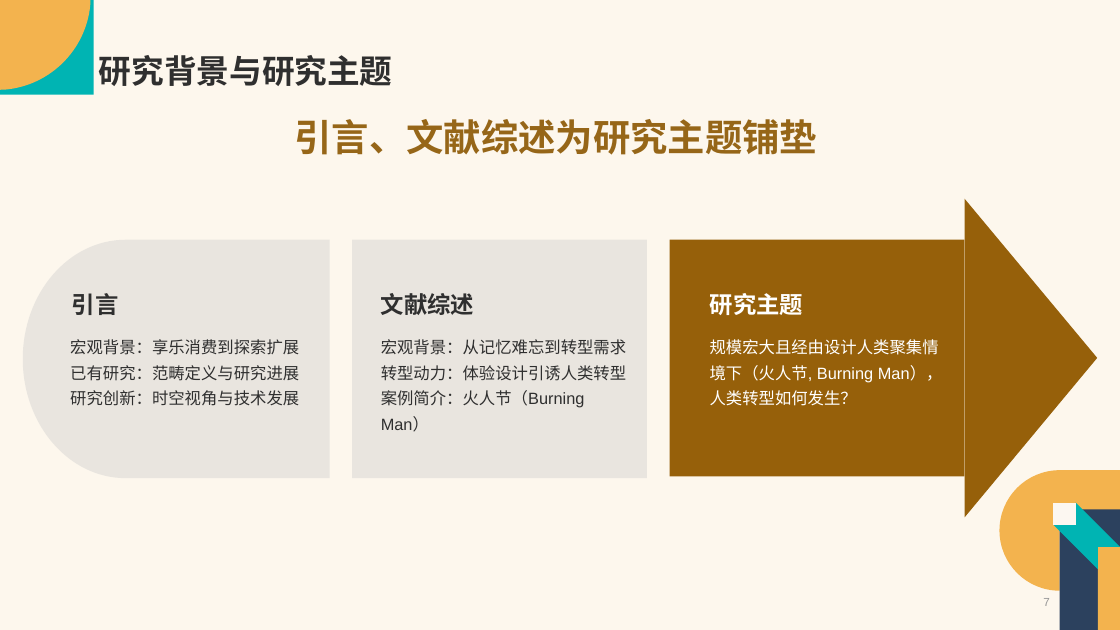
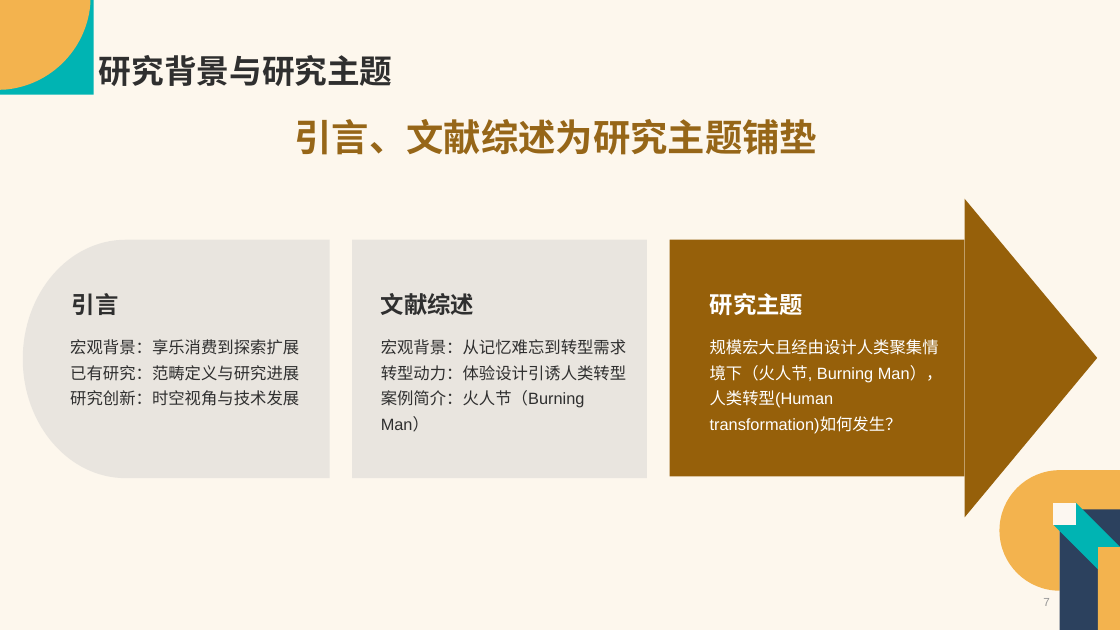
Before and after one commit to Vaelubo/Research, a slide deck: slide 7 of SSCI文章汇报-卢波.pptx. Drawn at 1120x630 pixels with LibreOffice and Linux fonts; fonts in the diff are those of the drawing. Boxes give left, top, right and bottom in pixels: in the first picture for what was removed or moved away, otherwise in the second. Text is boxed around its words. In the diff, an @@ line names an element or a change of style, - is before the commit and + after.

```diff
--- a/SSCI文章汇报-卢波.pptx
+++ b/SSCI文章汇报-卢波.pptx
@@ text at [710, 339, 943, 433]: text changed @@
-规模宏大且经由设计人类聚集情境下（火人节, Burning Man），人类转型如何发生？
+规模宏大且经由设计人类聚集情境下（火人节, Burning Man），人类转型(Human transformation)如何发生？
```
Also in this commit, not shown: 17 other slides changed, 2 other files.
